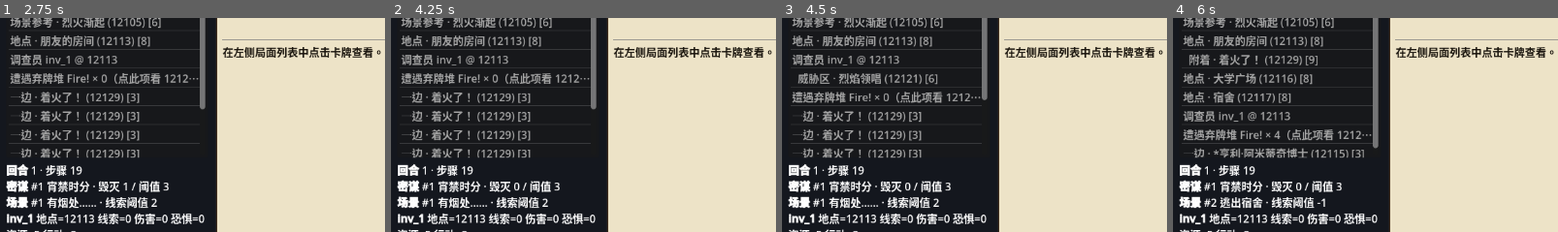
Above: before the commit, frames 1-4 (left to right).
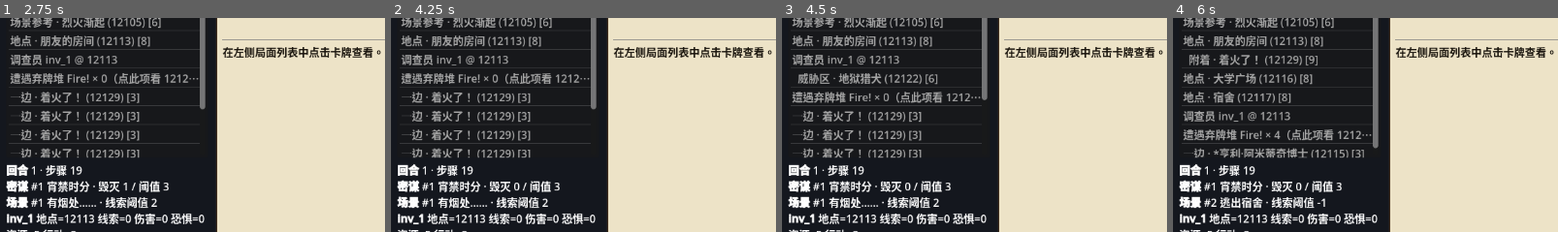
Above: after the commit, the same moments.

Repository: BlastMasterCreeper/arkhamhorror
Game: Godot game, scene res://ui/sandbox/sandbox.tscn
Same seed, same stepped clock (60 frames per second), same inputs: the game is played once before the commit and once after it.
Inputs:
- Up to frame 1 (2.75 s): click "放置毁灭" at 0.5 s; click "翻看 a/b 面" at 1.25 s; click "烈火渐起 · 开局" at 2 s
- Up to frame 2 (4.25 s): click "加载 / 重置" at 2.75 s; click "推进密谋" at 3.5 s
- Up to frame 3 (4.5 s): click "抽遭遇牌" at 4.25 s
- Up to frame 4 (6 s): click "弃牌顶抽 Fire!" at 5 s; click "推进场景(花线索)" at 5.75 s
The pictures show only the part of the screen within x 0-50%, y 22-72%; the shares and areas given below are measured in that part.

Frames 1-2 are identical in both runs. In frame 3, 0.4% of the frame differs, in the area x 14-36%, y 25-31%; in frame 4, nothing differs.

Commit message:
feat(physical): bridge remaining tabletop writes
Wire chaos bag↔augury, card TokenBag sync, agenda doom counts,
act/agenda flip+zone moves, shuffle rebuild, zone notify bypass,
and setup materialization into PhysicalBinding dual-writes.

Co-authored-by: BlastMasterCreeper <BlastMasterCreeper@users.noreply.github.com>

Diff:
--- a/bootstrap/game_bootstrap.gd
+++ b/bootstrap/game_bootstrap.gd
@@ -227,6 +227,12 @@
 	ctx.active_investigator_id = inv_id
 	ctx.state.lead_investigator_id = inv_id
 	ctx.state.active_investigator_id = inv_id
+	if ctx.state.physical_binding != null:
+		ctx.state.physical_binding.ensure_player(inv_id)
+		ctx.state.physical_binding.mirror_adjust_marker(
+			MarkerSlot.investigator(inv_id, AhcEnums.MarkerKind.RESOURCE),
+			5
+		)
 
 
 static func _skill_icon_key(skill: AhcEnums.SkillType) -> StringName:
@@ -257,6 +263,8 @@
 	card.zone = AhcEnums.Zone.DECK
 	ctx.state.registry.register_card(card)
 	ctx.state.encounter_deck.append(instance_id)
+	if ctx.state.physical_binding != null:
+		ctx.state.physical_binding.ensure_physical_card(card)
 	var def_data: Dictionary = {
 		"card_type": &"treachery",
 		"limbo_discard_pile": &"encounter_discard",
--- a/core/chaos/chaos_bag.gd
+++ b/core/chaos/chaos_bag.gd
@@ -3,6 +3,13 @@
 
 var tokens: Array[ChaosToken] = []
 var revealed_this_test: Array[ChaosToken] = []
+var _binding: PhysicalBinding = null
+
+
+func bind_physical(binding: PhysicalBinding) -> void:
+	_binding = binding
+	if _binding != null:
+		_binding.resync_chaos_bag_from_tokens(tokens)
 
 
 func shuffle() -> void:
@@ -16,6 +23,8 @@
 	var token := tokens[idx]
 	tokens.remove_at(idx)
 	revealed_this_test.append(token)
+	if _binding != null:
+		_binding.mirror_chaos_draw(token)
 	return token
 
 
@@ -24,6 +33,8 @@
 		return
 	revealed_this_test.erase(token)
 	tokens.append(token)
+	if _binding != null:
+		_binding.mirror_chaos_return(token)
 
 
 func return_all_revealed() -> void:
@@ -33,8 +44,12 @@
 
 func add_token(token: ChaosToken) -> void:
 	tokens.append(token)
+	if _binding != null:
+		_binding.mirror_chaos_add_to_bag(token)
 
 
 func clear() -> void:
 	tokens.clear()
 	revealed_this_test.clear()
+	if _binding != null:
+		_binding.resync_chaos_bag_from_tokens([])
--- a/core/domain/state_mutator.gd
+++ b/core/domain/state_mutator.gd
@@ -175,6 +175,7 @@
 
 
 ## Domain pile op · 遭遇弃牌堆洗回遭遇牌库（无 horror）。
+## 物理：各卡 move 进遭遇库 + shuffle（此处用重建序对齐洗后结果）。
 func shuffle_encounter_discard_into_deck() -> void:
 	for card_id in _state.encounter_discard:
 		var card := _state.registry.get_card(card_id)
@@ -183,6 +184,7 @@
 	_state.encounter_deck = _state.encounter_discard.duplicate()
 	_state.encounter_deck.shuffle()
 	_state.encounter_discard.clear()
+	_mirror_rebuild_encounter_deck()
 
 
 func peek_deck_top(inv_id: StringName) -> StringName:
@@ -356,6 +358,7 @@
 
 
 ## Domain pile op（非 L0 效果原子；design 07a §6）。
+## 物理：弃牌 move 进库 + 洗后序重建。
 func shuffle_discard_into_deck(inv_id: StringName) -> void:
 	var inv := _state.registry.get_investigator(inv_id)
 	if inv == null:
@@ -367,6 +370,7 @@
 	inv.deck = inv.discard.duplicate()
 	inv.deck.shuffle()
 	inv.discard.clear()
+	_mirror_rebuild_player_deck(inv_id)
 
 
 func add_resources(inv_id: StringName, amount: int) -> void:
@@ -600,3 +604,50 @@
 	if card != null:
 		_binding.ensure_physical_card(card)
 	_binding.mirror_flip(card_id, face)
+
+
+func _mirror_rebuild_player_deck(inv_id: StringName) -> void:
+	if _binding == null:
+		return
+	_binding.ensure_player(inv_id)
+	var inv := _state.registry.get_investigator(inv_id)
+	if inv == null:
+		return
+	for card_id in inv.deck:
+		var card := _state.registry.get_card(card_id)
+		if card != null:
+			_binding.ensure_physical_card(card)
+	_binding.mirror_rebuild_card_region_order(
+		StringName("deck_%s" % String(inv_id)),
+		inv.deck,
+		AhcEnums.Zone.DECK,
+		inv_id
+	)
+	## 弃牌区清空
+	_binding.mirror_rebuild_card_region_order(
+		StringName("discard_%s" % String(inv_id)),
+		[],
+		AhcEnums.Zone.DISCARD,
+		inv_id
+	)
+
+
+func _mirror_rebuild_encounter_deck() -> void:
+	if _binding == null:
+		return
+	for card_id in _state.encounter_deck:
+		var card := _state.registry.get_card(card_id)
+		if card != null:
+			_binding.ensure_physical_card(card)
+	_binding.mirror_rebuild_card_region_order(
+		PhysicalBinding.ENCOUNTER_DECK,
+		_state.encounter_deck,
+		AhcEnums.Zone.DECK,
+		&"encounter"
+	)
+	_binding.mirror_rebuild_card_region_order(
+		PhysicalBinding.ENCOUNTER_DISCARD,
+		[],
+		AhcEnums.Zone.DISCARD,
+		&"encounter"
+	)
--- a/core/physical/marker_keys.gd
+++ b/core/physical/marker_keys.gd
@@ -33,3 +33,34 @@
 
 static func is_use(key: StringName) -> bool:
 	return String(key).begins_with(USE_PREFIX)
+
+
+static func from_chaos_token(token: ChaosToken) -> StringName:
+	if token == null:
+		return &""
+	match token.kind:
+		AhcEnums.ChaosTokenKind.NUMERIC:
+			return chaos_numeric(token.modifier)
+		AhcEnums.ChaosTokenKind.SKULL:
+			return chaos_symbol(&"SKULL")
+		AhcEnums.ChaosTokenKind.CULTIST:
+			return chaos_symbol(&"CULTIST")
+		AhcEnums.ChaosTokenKind.TABLET:
+			return chaos_symbol(&"TABLET")
+		AhcEnums.ChaosTokenKind.ELDER_THING:
+			return chaos_symbol(&"ELDER_THING")
+		AhcEnums.ChaosTokenKind.ELDER_SIGN:
+			return chaos_symbol(&"ELDER_SIGN")
+		AhcEnums.ChaosTokenKind.AUTO_FAIL:
+			return chaos_symbol(&"AUTO_FAIL")
+		AhcEnums.ChaosTokenKind.AUTO_SUCCESS:
+			return chaos_symbol(&"AUTO_SUCCESS")
+		AhcEnums.ChaosTokenKind.BLESS:
+			return chaos_symbol(&"BLESS")
+		AhcEnums.ChaosTokenKind.CURSE:
+			return chaos_symbol(&"CURSE")
+		AhcEnums.ChaosTokenKind.FROST:
+			return chaos_symbol(&"FROST")
+		AhcEnums.ChaosTokenKind.CAMPAIGN_CUSTOM:
+			return chaos_symbol(&"CAMPAIGN_CUSTOM")
+	return &""
--- a/core/physical/physical_binding.gd
+++ b/core/physical/physical_binding.gd
@@ -228,6 +228,142 @@
 	return ops.set_exhausted(card_id, exhausted)
 
 
+## 卡上 TokenBag → 物理 markers（全量同步）。
+func sync_card_markers(card: CardInstance) -> void:
+	if card == null:
+		return
+	var eid := ensure_physical_card(card)
+	if eid == &"":
+		return
+	var phys := ops.store.get_card(eid)
+	if phys == null:
+		return
+	phys.markers.clear()
+	var bag: TokenBag = card.tokens
+	if bag.damage > 0:
+		phys.markers[MarkerKeys.DAMAGE] = bag.damage
+	if bag.horror > 0:
+		phys.markers[MarkerKeys.HORROR] = bag.horror
+	if bag.doom > 0:
+		phys.markers[MarkerKeys.DOOM] = bag.doom
+	if bag.clue > 0:
+		phys.markers[MarkerKeys.CLUE] = bag.clue
+	for use_name in bag.uses.keys():
+		var n := int(bag.uses[use_name])
+		if n > 0:
+			phys.markers[MarkerKeys.use_key(use_name as StringName)] = n
+
+
+const AGENDA_DOOM_FALLBACK := &"agenda_doom"
+
+func agenda_doom_locus(state: GameStateStore) -> MarkerLocus:
+	if state != null and state.current_agenda_card_id != &"":
+		var card := state.registry.get_card(state.current_agenda_card_id)
+		if card != null:
+			ensure_physical_card(card)
+			return MarkerLocus.card(state.current_agenda_card_id)
+	## 无当前密谋卡时暂记独立标记区
+	_ensure_marker_region(AGENDA_DOOM_FALLBACK)
+	return MarkerLocus.region(AGENDA_DOOM_FALLBACK)
+
+
+func mirror_agenda_doom_set(state: GameStateStore, amount: int) -> void:
+	var locus := agenda_doom_locus(state)
+	var have := ops.get_count(locus, MarkerKeys.DOOM)
+	var delta := amount - have
+	if delta > 0:
+		ops.add_markers(locus, MarkerKeys.DOOM, delta)
+	elif delta < 0:
+		ops.remove_markers(locus, MarkerKeys.DOOM, -delta)
+
+
+func mirror_agenda_doom_delta(state: GameStateStore, delta: int) -> void:
+	if delta == 0:
+		return
+	var locus := agenda_doom_locus(state)
+	if delta > 0:
+		ops.add_markers(locus, MarkerKeys.DOOM, delta)
+	else:
+		ops.remove_markers(locus, MarkerKeys.DOOM, -delta)
+
+
+func mirror_chaos_draw(token: ChaosToken) -> void:
+	var key := MarkerKeys.from_chaos_token(token)
+	if key == &"":
+		return
+	_ensure_marker_region(CHAOS_BAG)
+	_ensure_marker_region(AUGURY)
+	## 袋侧可能尚未同步：先保证袋有至少 1，再 transfer
+	if ops.get_count(MarkerLocus.region(CHAOS_BAG), key) < 1:
+		ops.add_markers(MarkerLocus.region(CHAOS_BAG), key, 1)
+	ops.transfer(key, 1, MarkerLocus.region(CHAOS_BAG), MarkerLocus.region(AUGURY))
+
+
+func mirror_chaos_return(token: ChaosToken) -> void:
+	var key := MarkerKeys.from_chaos_token(token)
+	if key == &"":
+		return
+	_ensure_marker_region(CHAOS_BAG)
+	_ensure_marker_region(AUGURY)
+	if ops.get_count(MarkerLocus.region(AUGURY), key) < 1:
+		ops.add_markers(MarkerLocus.region(AUGURY), key, 1)
+	ops.transfer(key, 1, MarkerLocus.region(AUGURY), MarkerLocus.region(CHAOS_BAG))
+
+
+func mirror_chaos_add_to_bag(token: ChaosToken) -> void:
+	var key := MarkerKeys.from_chaos_token(token)
+	if key == &"":
+		return
+	_ensure_marker_region(CHAOS_BAG)
+	ops.add_markers(MarkerLocus.region(CHAOS_BAG), key, 1)
+
+
+func resync_chaos_bag_from_tokens(tokens: Array) -> void:
+	_ensure_marker_region(CHAOS_BAG)
+	_ensure_marker_region(AUGURY)
+	var bag := ops.store.get_marker_region(CHAOS_BAG)
+	var aug := ops.store.get_marker_region(AUGURY)
+	if bag != null:
+		bag.counts.clear()
+	if aug != null:
+		aug.counts.clear()
+	for raw in tokens:
+		var tok := raw as ChaosToken
+		if tok == null:
+			continue
+		mirror_chaos_add_to_bag(tok)
+
+
+func mirror_rebuild_card_region_order(
+	region_id: StringName,
+	ordered_ids: Array,
+	zone_hint: AhcEnums.Zone,
+	owner_id: StringName
+) -> void:
+	var shape := CardRegion.Shape.DECK
+	if zone_hint != AhcEnums.Zone.DECK:
+		shape = CardRegion.Shape.FLAT
+	_ensure_card_region(region_id, shape, owner_id if owner_id != &"encounter" else &"")
+	var region := ops.store.get_card_region(region_id)
+	if region == null:
+		return
+	region.card_ids.clear()
+	for raw in ordered_ids:
+		var cid := raw as StringName
+		if cid == &"":
+			continue
+		## 仅调序：卡须已存在或由调用方 ensure
+		var phys := ops.store.get_card(cid)
+		if phys == null:
+			continue
+		if phys.region_id != &"" and phys.region_id != region_id:
+			var old := ops.store.get_card_region(phys.region_id)
+			if old != null:
+				old.card_ids.erase(cid)
+		phys.region_id = region_id
+		region.card_ids.append(cid)
+
+
 func _deck(player_id: StringName) -> StringName:
 	return StringName("deck_%s" % String(player_id))
 
--- a/core/state/game_state_store.gd
+++ b/core/state/game_state_store.gd
@@ -42,6 +42,7 @@
 	physical_ops = PhysicalOps.new(physical)
 	physical_binding = PhysicalBinding.new(physical_ops)
 	physical_binding.install_table()
+	chaos_bag.bind_physical(physical_binding)
 
 
 func doom_in_play() -> int:
--- a/core/timing/defeat_flow.gd
+++ b/core/timing/defeat_flow.gd
@@ -127,6 +127,7 @@
 	if card == null or not _asset_in_play(card):
 		return {"ok": false, "defeated": false}
 	card.tokens.damage += amount
+	_mirror_card_tokens(game_ctx, card)
 	var check := check_asset_caps(game_ctx, card_id)
 	check["ok"] = true
 	check["damage"] = card.tokens.damage
@@ -145,6 +146,7 @@
 	if card == null or not _asset_in_play(card):
 		return {"ok": false, "defeated": false}
 	card.tokens.horror += amount
+	_mirror_card_tokens(game_ctx, card)
 	var check := check_asset_caps(game_ctx, card_id)
 	check["ok"] = true
 	check["horror"] = card.tokens.horror
@@ -423,3 +425,9 @@
 	if card != null:
 		return card.id.definition_id
 	return enemy_id
+
+
+static func _mirror_card_tokens(game_ctx: GameContext, card: CardInstance) -> void:
+	if game_ctx == null or game_ctx.state == null or game_ctx.state.physical_binding == null:
+		return
+	game_ctx.state.physical_binding.sync_card_markers(card)
--- a/core/timing/mythos_flow.gd
+++ b/core/timing/mythos_flow.gd
@@ -8,6 +8,8 @@
 	if game_ctx == null or game_ctx.state == null:
 		return {"ok": false, "reason": &"invalid_context"}
 	game_ctx.state.doom_on_agenda += 1
+	if game_ctx.state.physical_binding != null:
+		game_ctx.state.physical_binding.mirror_agenda_doom_delta(game_ctx.state, 1)
 	if game_ctx.log != null:
 		game_ctx.log.log(
 			AhcEnums.LogCategory.SCENARIO,
--- a/core/timing/zone_move_flow.gd
+++ b/core/timing/zone_move_flow.gd
@@ -47,7 +47,14 @@
 	from_zone: AhcEnums.Zone,
 	to_zone: AhcEnums.Zone
 ) -> void:
-	## L0 直接写 zone（未走 move_card）时补发同一通道。
+	## L0 直接写 zone（未走 move_card）时补发同一通道，并镜像物理区。
+	if game_ctx != null and game_ctx.state != null and game_ctx.state.physical_binding != null:
+		var card := game_ctx.state.registry.get_card(card_id)
+		if card != null:
+			var owner := card.owner_id
+			if owner == &"":
+				owner = card.controller_id
+			game_ctx.state.physical_binding.mirror_move_to_zone(card, to_zone, owner)
 	after_l0_move(game_ctx, card_id, from_zone, to_zone)
 
 
--- a/rules/encounter/encounter_agenda_doom_placement.gd
+++ b/rules/encounter/encounter_agenda_doom_placement.gd
@@ -19,6 +19,8 @@
 		placed = bool(result.get("ok", false))
 	else:
 		game_ctx.state.doom_on_agenda += 1
+		if game_ctx.state.physical_binding != null:
+			game_ctx.state.physical_binding.mirror_agenda_doom_delta(game_ctx.state, 1)
 		placed = true
 	if game_ctx.log != null:
 		game_ctx.log.log(
--- a/rules/scenario/act_agenda_flip_flow.gd
+++ b/rules/scenario/act_agenda_flip_flow.gd
@@ -32,11 +32,13 @@
 		return {"ok": false, "flipped": false, "reason": &"missing_card"}
 	var def_id := card.id.definition_id
 	_clear_tokens(card)
+	_mirror_tokens(game_ctx, card)
 	if game_ctx.triggered_abilities != null:
 		game_ctx.triggered_abilities.uninstall_by_source(card_id)
 	if game_ctx.registrations != null:
 		game_ctx.registrations.on_card_leave_play(card_id)
 	card.face = AhcEnums.CardFace.B
+	_mirror_flip(game_ctx, card, AhcEnums.CardFace.B)
 	var back := CardRegistry.back_text(def_id)
 	var back_result := ActAgendaBackResolver.resolve(game_ctx, def_id, back, card_id, is_agenda)
 	var resolution: int = int(back_result.get("resolution", -1))
@@ -88,6 +90,7 @@
 		game_ctx.state.current_act_card_id = &""
 	if not game_ctx.state.removed_from_game.has(card_id):
 		game_ctx.state.removed_from_game.append(card_id)
+	_mirror_move_zone(game_ctx, card, AhcEnums.Zone.REMOVED_FROM_GAME, &"")
 
 
 static func _promote_next(game_ctx: GameContext, is_agenda: bool) -> Dictionary:
@@ -110,9 +113,41 @@
 		card.zone = AhcEnums.Zone.CURRENT_AGENDA
 		game_ctx.state.current_agenda_card_id = next_id
 		ScenarioDeckSetup.sync_agenda_threshold(game_ctx.state, next_id)
+		_mirror_flip(game_ctx, card, AhcEnums.CardFace.A)
+		_mirror_move_zone(game_ctx, card, AhcEnums.Zone.CURRENT_AGENDA, &"")
 	else:
 		card.zone = AhcEnums.Zone.CURRENT_ACT
 		game_ctx.state.current_act_card_id = next_id
 		ScenarioDeckSetup.sync_act_clue_threshold(game_ctx.state, next_id)
+		_mirror_flip(game_ctx, card, AhcEnums.CardFace.A)
+		_mirror_move_zone(game_ctx, card, AhcEnums.Zone.CURRENT_ACT, &"")
 	ScenarioDeckSetup.install_triggered_abilities(game_ctx, next_id)
 	return {"ok": true, "promoted": true, "card_id": next_id}
+
+
+static func _mirror_flip(
+	game_ctx: GameContext,
+	card: CardInstance,
+	face: AhcEnums.CardFace
+) -> void:
+	if game_ctx.state == null or game_ctx.state.physical_binding == null:
+		return
+	game_ctx.state.physical_binding.ensure_physical_card(card)
+	game_ctx.state.physical_binding.mirror_flip(card.id.instance_id, face)
+
+
+static func _mirror_tokens(game_ctx: GameContext, card: CardInstance) -> void:
+	if game_ctx.state == null or game_ctx.state.physical_binding == null:
+		return
+	game_ctx.state.physical_binding.sync_card_markers(card)
+
+
+static func _mirror_move_zone(
+	game_ctx: GameContext,
+	card: CardInstance,
+	zone: AhcEnums.Zone,
+	owner_id: StringName
+) -> void:
+	if game_ctx.state == null or game_ctx.state.physical_binding == null:
+		return
+	game_ctx.state.physical_binding.mirror_move_to_zone(card, zone, owner_id)
--- a/rules/scenario/agenda_doom_policy.gd
+++ b/rules/scenario/agenda_doom_policy.gd
@@ -21,6 +21,8 @@
 		return 0
 	var cleared := doom_in_play(game_ctx.state)
 	game_ctx.state.doom_on_agenda = 0
+	if game_ctx.state.physical_binding != null:
+		game_ctx.state.physical_binding.mirror_agenda_doom_set(game_ctx.state, 0)
 	for enemy_id in game_ctx.state.registry.all_enemy_ids():
 		var enemy := game_ctx.state.registry.get_enemy(enemy_id)
 		if enemy != null and enemy.doom > 0:
--- a/rules/scenario/scenario_composition_atoms.gd
+++ b/rules/scenario/scenario_composition_atoms.gd
@@ -222,9 +222,15 @@
 	card.tokens.doom = 0
 	card.tokens.clue = 0
 	card.tokens.uses.clear()
+	if game_ctx.state.physical_binding != null:
+		game_ctx.state.physical_binding.sync_card_markers(card)
 	card.zone = AhcEnums.Zone.REMOVED_FROM_GAME
 	if not game_ctx.state.removed_from_game.has(location_id):
 		game_ctx.state.removed_from_game.append(location_id)
+	if game_ctx.state.physical_binding != null:
+		game_ctx.state.physical_binding.mirror_move_to_zone(
+			card, AhcEnums.Zone.REMOVED_FROM_GAME, &""
+		)
 	return true
 
 
--- a/rules/scenario/scenario_deck_setup.gd
+++ b/rules/scenario/scenario_deck_setup.gd
@@ -36,7 +36,10 @@
 		_set_current(game_ctx, first_agenda, true)
 		game_ctx.state.current_agenda_number = 1
 		game_ctx.state.doom_on_agenda = 0
+		if game_ctx.state.physical_binding != null:
+			game_ctx.state.physical_binding.mirror_agenda_doom_set(game_ctx.state, 0)
 		sync_agenda_threshold(game_ctx.state, first_agenda)
+
 		result["current_agenda"] = first_agenda
 		result["agenda_remaining"] = game_ctx.state.agenda_deck.size()
 		installed = true
@@ -85,6 +88,8 @@
 		card.controller_id = &"encounter"
 		card.zone = AhcEnums.Zone.SET_ASIDE
 		game_ctx.state.registry.register_card(card)
+		if game_ctx.state.physical_binding != null:
+			game_ctx.state.physical_binding.ensure_physical_card(card)
 		out.append(instance_id)
 	return out
 
@@ -100,6 +105,13 @@
 	else:
 		card.zone = AhcEnums.Zone.CURRENT_ACT
 		game_ctx.state.current_act_card_id = card_id
+	if game_ctx.state.physical_binding != null:
+		var zone := (
+			AhcEnums.Zone.CURRENT_AGENDA if is_agenda else AhcEnums.Zone.CURRENT_ACT
+		)
+		game_ctx.state.physical_binding.ensure_physical_card(card)
+		game_ctx.state.physical_binding.mirror_flip(card_id, AhcEnums.CardFace.A)
+		game_ctx.state.physical_binding.mirror_move_to_zone(card, zone, &"")
 	install_triggered_abilities(game_ctx, card_id)
 
 
--- a/tests/harness/physical_test_helper.gd
+++ b/tests/harness/physical_test_helper.gd
@@ -172,12 +172,13 @@
 	var ctx := h.ctx
 	if ctx.state.registry.get_investigator(&"inv_1") == null:
 		GameBootstrap.setup_minimal_investigator(ctx, &"inv_1")
+	var locus := MarkerLocus.region(StringName("resource_inv_1"))
+	var before := ctx.state.physical_ops.get_count(locus, MarkerKeys.RESOURCE)
 	if not ctx.mutator.adjust_marker(
 		MarkerSlot.investigator(&"inv_1", AhcEnums.MarkerKind.RESOURCE), 3
 	):
 		return false
-	var locus := MarkerLocus.region(StringName("resource_inv_1"))
-	return ctx.state.physical_ops.get_count(locus, MarkerKeys.RESOURCE) == 3
+	return ctx.state.physical_ops.get_count(locus, MarkerKeys.RESOURCE) == before + 3
 
 
 static func test_bridge_reveal_mirrors_flip() -> bool:
@@ -235,3 +236,81 @@
 		return false
 	phys = ctx.state.physical.get_card(&"bridge_ex")
 	return phys != null and not phys.exhausted
+
+
+static func test_bridge_chaos_augury() -> bool:
+	var h := RuleTestHarness.new(95)
+	var ctx := h.ctx
+	var tok := ChaosToken.numeric(-1, &"br_chaos")
+	GameBootstrap.setup_chaos_bag(ctx, [tok])
+	var key := MarkerKeys.chaos_numeric(-1)
+	if ctx.state.physical_ops.get_count(MarkerLocus.region(PhysicalBinding.CHAOS_BAG), key) != 1:
+		return false
+	var drawn := ctx.state.chaos_bag.draw_random()
+	if drawn != tok:
+		return false
+	if ctx.state.physical_ops.get_count(MarkerLocus.region(PhysicalBinding.AUGURY), key) != 1:
+		return false
+	if ctx.state.physical_ops.get_count(MarkerLocus.region(PhysicalBinding.CHAOS_BAG), key) != 0:
+		return false
+	ctx.state.chaos_bag.return_token(tok)
+	return (
+		ctx.state.physical_ops.get_count(MarkerLocus.region(PhysicalBinding.CHAOS_BAG), key) == 1
+		and ctx.state.physical_ops.get_count(MarkerLocus.region(PhysicalBinding.AUGURY), key) == 0
+	)
+
+
+static func test_bridge_card_tokens() -> bool:
+	var h := RuleTestHarness.new(96)
+	var ctx := h.ctx
+	if ctx.state.registry.get_investigator(&"inv_1") == null:
+		GameBootstrap.setup_minimal_investigator(ctx, &"inv_1")
+	var eid := EntityId.create(AhcEnums.EntityKind.PLAYER_CARD, &"bridge_tok", &"asset_tok")
+	var card := CardInstance.new()
+	card.id = eid
+	card.owner_id = &"inv_1"
+	card.controller_id = &"inv_1"
+	card.zone = AhcEnums.Zone.PLAY_AREA
+	ctx.state.registry.register_card(card)
+	ctx.state.registry.get_investigator(&"inv_1").play_area.append(&"bridge_tok")
+	var dealt := DefeatFlow.deal_damage_to_asset(ctx, &"bridge_tok", 2)
+	if not bool(dealt.get("ok", false)):
+		return false
+	var phys := ctx.state.physical.get_card(&"bridge_tok")
+	return phys != null and int(phys.markers.get(MarkerKeys.DAMAGE, 0)) == 2
+
+
+static func test_bridge_agenda_doom() -> bool:
+	var h := RuleTestHarness.new(97)
+	var ctx := h.ctx
+	ScenarioDeckSetup.patch_spreading_flames_definitions()
+	ctx.scenario.setup_act_agenda_decks([], [&"12106", &"12107"])
+	var before := ctx.state.doom_on_agenda
+	MythosFlow.place_doom(ctx)
+	if ctx.state.doom_on_agenda != before + 1:
+		return false
+	var locus := ctx.state.physical_binding.agenda_doom_locus(ctx.state)
+	return ctx.state.physical_ops.get_count(locus, MarkerKeys.DOOM) == before + 1
+
+
+static func test_bridge_shuffle_rebuild() -> bool:
+	var h := RuleTestHarness.new(98)
+	var ctx := h.ctx
+	if ctx.state.registry.get_investigator(&"inv_1") == null:
+		GameBootstrap.setup_minimal_investigator(ctx, &"inv_1")
+	var inv := ctx.state.registry.get_investigator(&"inv_1")
+	for i in 3:
+		var id := StringName("sh_%d" % i)
+		var eid := EntityId.create(AhcEnums.EntityKind.PLAYER_CARD, id, id)
+		var card := CardInstance.new()
+		card.id = eid
+		card.owner_id = &"inv_1"
+		card.zone = AhcEnums.Zone.DISCARD
+		ctx.state.registry.register_card(card)
+		inv.discard.append(id)
+		ctx.state.physical_binding.ensure_physical_card(card)
+	ctx.mutator.shuffle_discard_into_deck(&"inv_1")
+	var deck_region := ctx.state.physical.get_card_region(StringName("deck_inv_1"))
+	if deck_region == null or deck_region.size() != 3:
+		return false
+	return inv.deck.size() == 3 and inv.discard.is_empty()
--- a/tests/run_headless.gd
+++ b/tests/run_headless.gd
@@ -21,6 +21,10 @@
 	_run_test("PHYS-BRIDGE-02 resource adjust mirrors", PhysicalTestHelper.test_bridge_resource_adjust_mirrors)
 	_run_test("PHYS-BRIDGE-03 reveal mirrors flip", PhysicalTestHelper.test_bridge_reveal_mirrors_flip)
 	_run_test("PHYS-BRIDGE-04 exhaust mirrors physical", PhysicalTestHelper.test_bridge_exhaust_mirrors)
+	_run_test("PHYS-BRIDGE-05 chaos bag to augury", PhysicalTestHelper.test_bridge_chaos_augury)
+	_run_test("PHYS-BRIDGE-06 card tokens sync", PhysicalTestHelper.test_bridge_card_tokens)
+	_run_test("PHYS-BRIDGE-07 agenda doom mirrors", PhysicalTestHelper.test_bridge_agenda_doom)
+	_run_test("PHYS-BRIDGE-08 shuffle rebuilds deck", PhysicalTestHelper.test_bridge_shuffle_rebuild)
 	_run_test("A-01 setup reaches investigation phase", _test_setup_to_inv_phase)
 	_run_test("A-02 resource action", _test_resource_action)
 	_run_test("A-03 event records written", _test_event_records)
